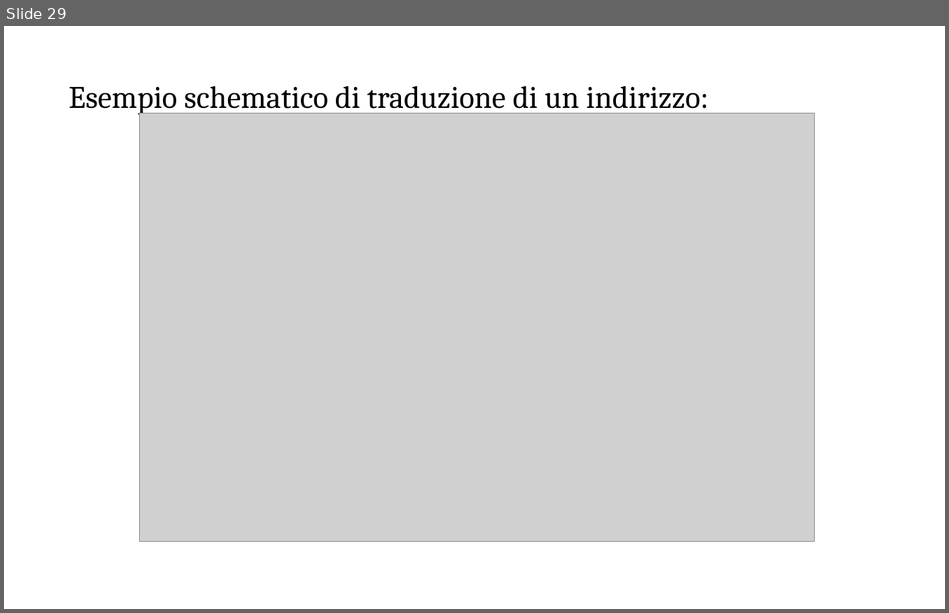
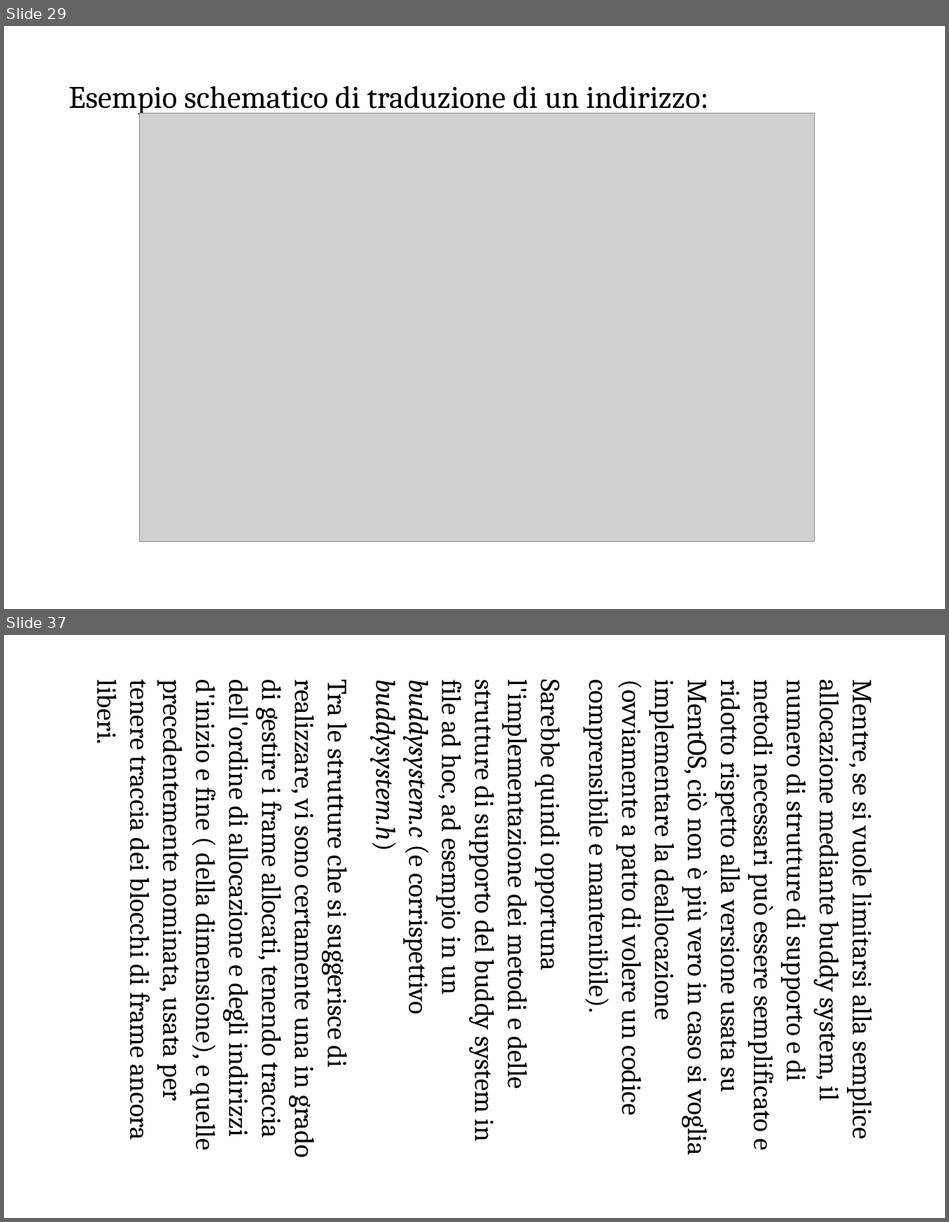
Before and after one commit to ProgrammazioneDiSistema2023-IA-ZZ/Group04, a slide deck: MentOS - Gestione Memoria.odp. Shown one above the other, each under a label of ours: slide 29 before the commit, slides 29 and 37 after it; the slides between them are not shown. The pictures are 949x613 and 949x1222 pixels, drawn with LibreOffice and Linux fonts; fonts in the diff are those of the drawing; grey boxes stand for pictures. Boxes give left, top, right and bottom in pixels: in the first picture for what was removed or moved away, otherwise in the second. Text is boxed around its words. In the diff, an @@ line names an element or a change of style, - is before the commit and + after.

```diff
--- a/MentOS - Gestione Memoria.odp
+++ b/MentOS - Gestione Memoria.odp
@@ slide 37 added at (x1=4, y1=635, x2=945, y2=1218), background #FFFFFF @@
@@ text added at (x1=90, y1=681, x2=881, y2=1156), 28 pt, text #000000 @@
+Mentre, se si vuole limitarsi alla semplice allocazione mediante buddy system, il numero di strutture di supporto e di metodi necessari può essere semplificato e ridotto rispetto alla versione usata su MentOS, ciò non è più vero in caso si voglia implementare la deallocazione (ovviamente a patto di volere un codice comprensibile e mantenibile).
+Sarebbe quindi opportuna l'implementazione dei metodi e delle strutture di supporto del buddy system in file ad hoc, ad esempio in un buddysystem.c (e corrispettivo buddysystem.h)
+Tra le strutture che si suggerisce di realizzare, vi sono certamente una in grado di gestire i frame allocati, tenendo traccia dell'ordine di allocazione e degli indirizzi d'inizio e fine ( della dimensione), e quelle precedentemente nominata, usata per tenere traccia dei blocchi di frame ancora liberi.
```
Also in this commit, not shown: 14 slides changed, 9 other slides added.
